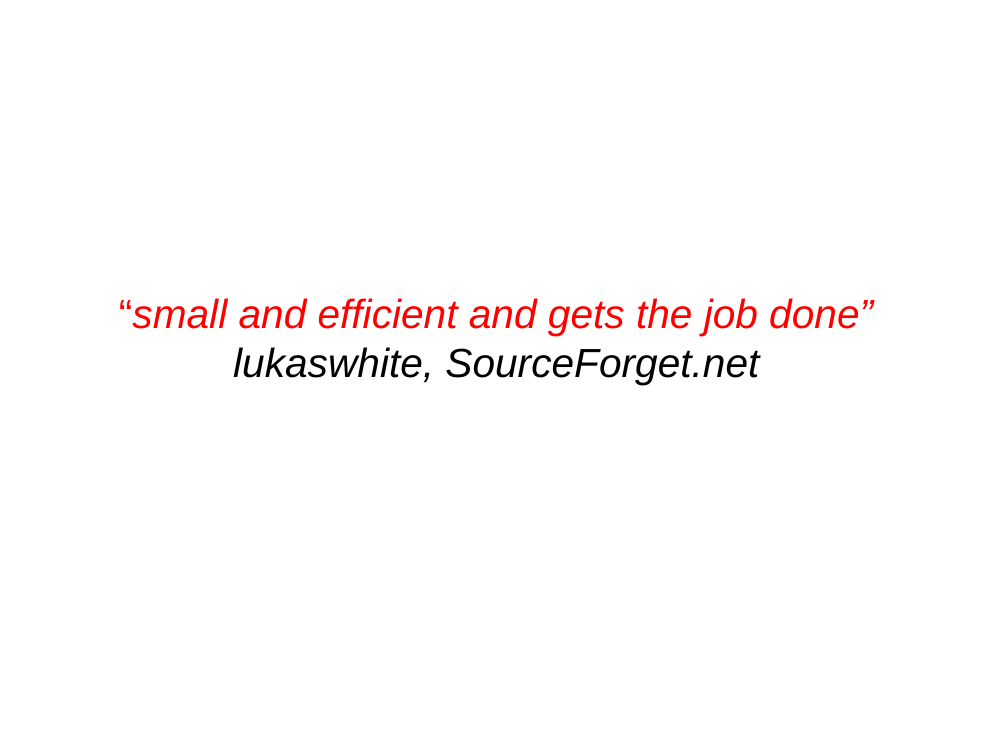
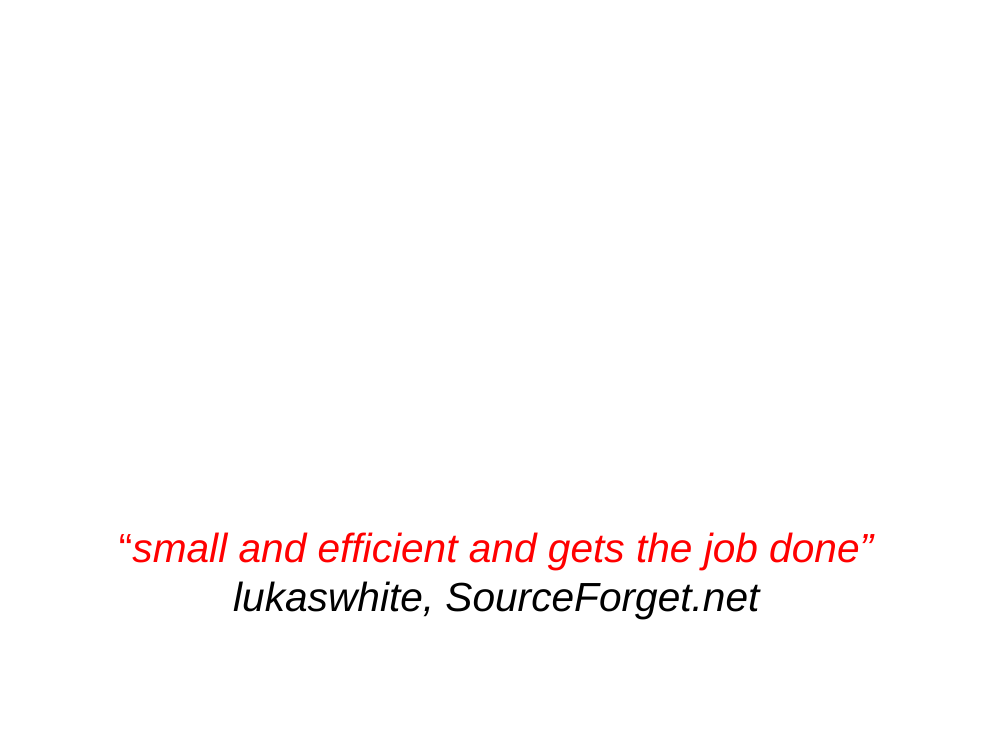
Before and after one commit to rchakode/realopinsight, a slide deck: slide 35 of doc/talks/rmll-2013.odp (slide 23 before the commit). Drawn at 1008x756 pixels with LibreOffice and Linux fonts; fonts in the diff are those of the drawing; background and template pictures are left out. Boxes give left, top, right and bottom in pixels: in the first picture for what was removed or moved away, otherwise in the second. Text is boxed around its words. In the diff, an @@ line names an element or a change of style, - is before the commit and + after.

```diff
--- a/doc/talks/rmll-2013.odp
+++ b/doc/talks/rmll-2013.odp
@@ subtitle "“small and efficient and gets ..." moved from (x1=119, y1=298, x2=873, y2=385) to (x1=119, y1=532, x2=873, y2=619) @@
```
Also in this commit, not shown: 14 other slides changed, 3 other files.
